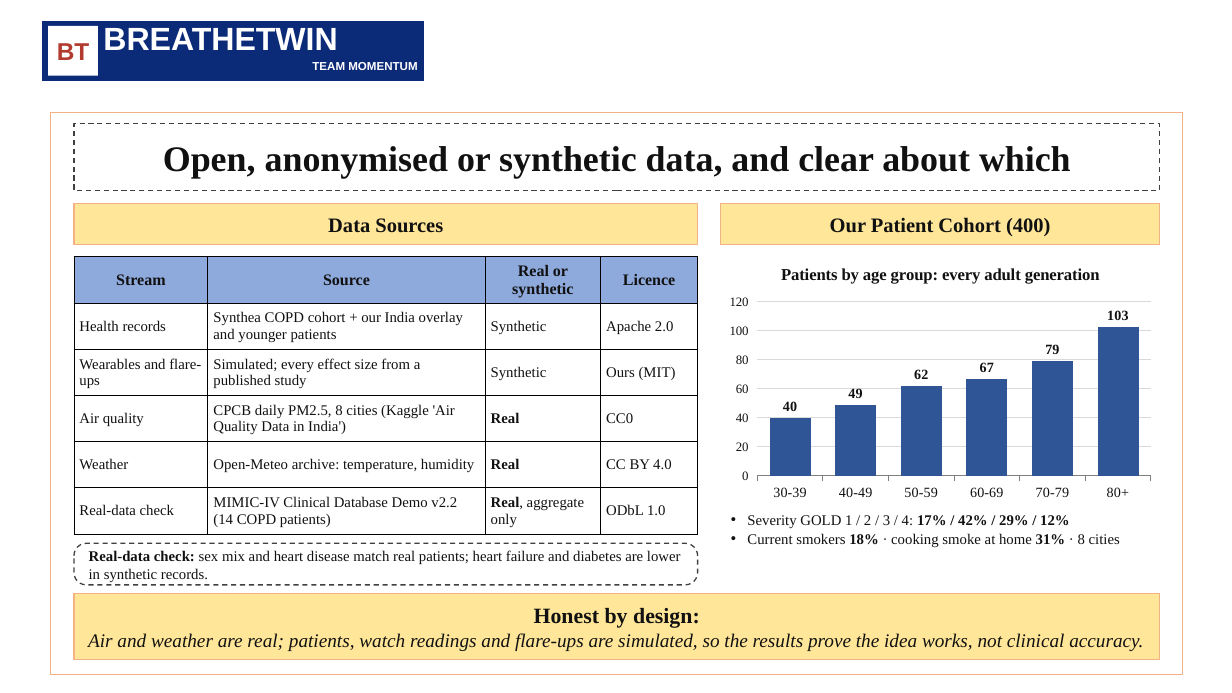
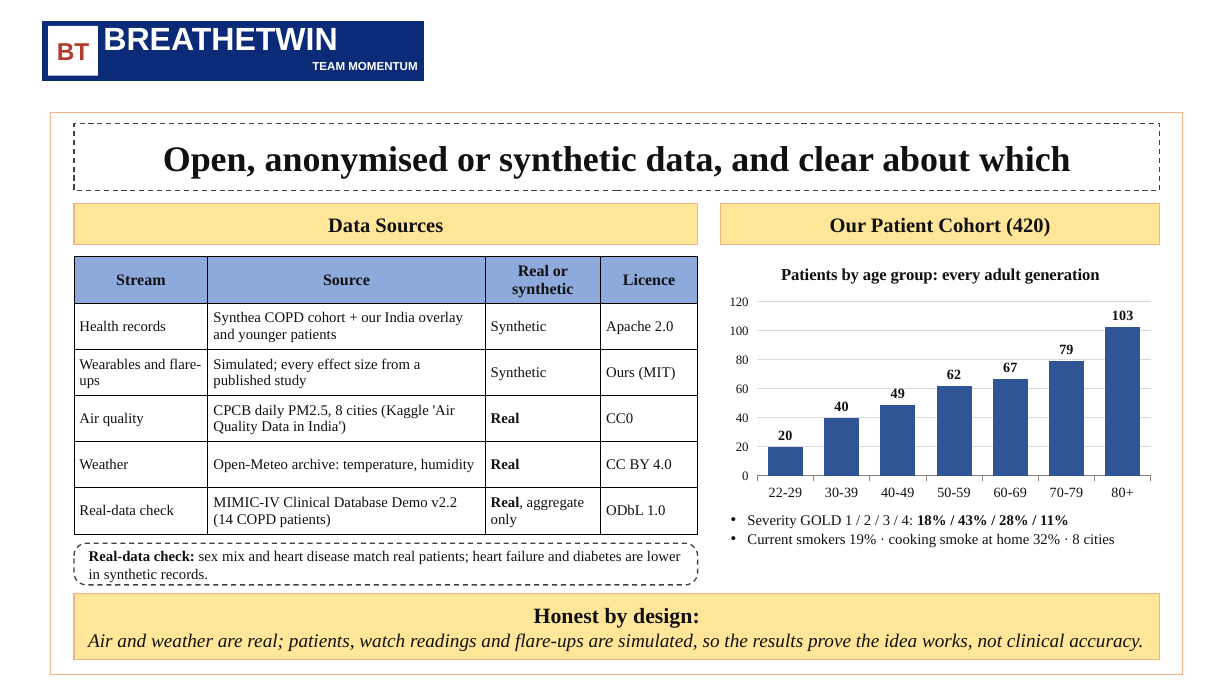
Before and after one commit to yashsaxena1220-lgtm/MOMENTUM_SDA-Bocconi-Asia-Center, a slide deck: slide 7 of docs/BreatheTwin_presentation.pptx. Drawn at 1232x693 pixels with LibreOffice and Linux fonts; fonts in the diff are those of the drawing; background and template pictures are left out. Boxes give left, top, right and bottom in pixels: in the first picture for what was removed or moved away, otherwise in the second. Text is boxed around its words. In the diff, an @@ line names an element or a change of style, - is before the commit and + after.

```diff
--- a/docs/BreatheTwin_presentation.pptx
+++ b/docs/BreatheTwin_presentation.pptx
@@ text in rectangle at (830,217,1050,236): text changed @@
-Our Patient Cohort (400)
+Our Patient Cohort (420)
@@ column chart at (721,251,1160,506) @@
-categories: 30-39, 40-49, 50-59, 60-69, 70-79, 80+
+categories: 22-29, 30-39, 40-49, 50-59, 60-69, 70-79, 80+
-Series 1: 40, 49, 62, 67, 79, 103
+Series 1: 20, 40, 49, 62, 67, 79, 103
@@ text at (747,515,1115,547): text changed @@
-• Severity GOLD 1 / 2 / 3 / 4: 17% / 42% / 29% / 12%
-• Current smokers 18% · cooking smoke at home 31% · 8 cities
+• Severity GOLD 1 / 2 / 3 / 4: 18% / 43% / 28% / 11%
+• Current smokers 19% · cooking smoke at home 32% · 8 cities
```
Also in this commit, not shown: 8 other slides changed, 29 other files.
